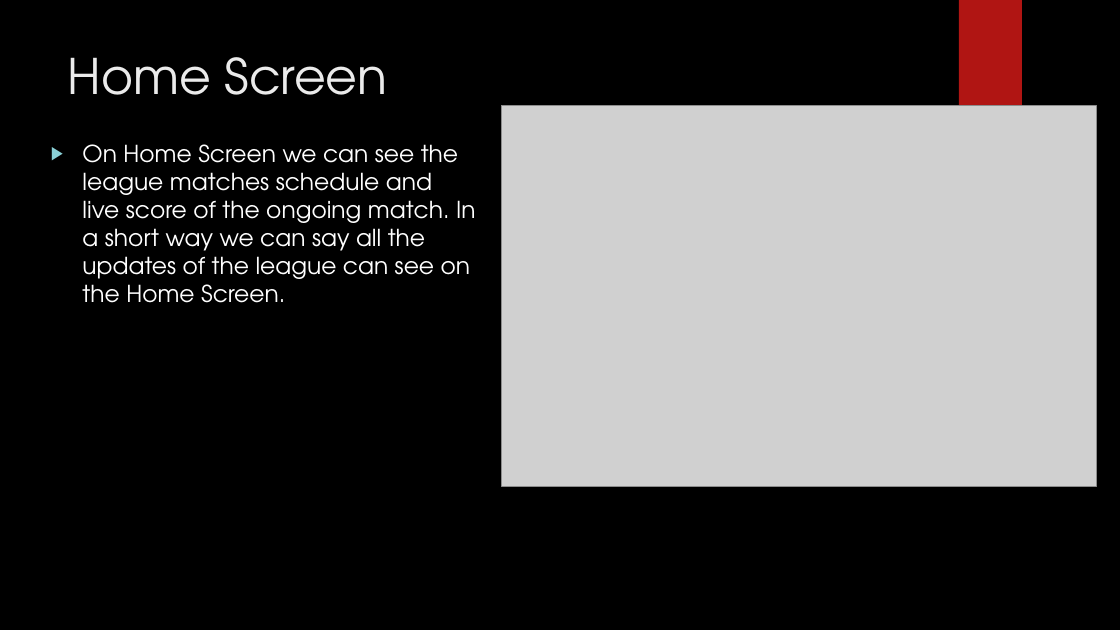
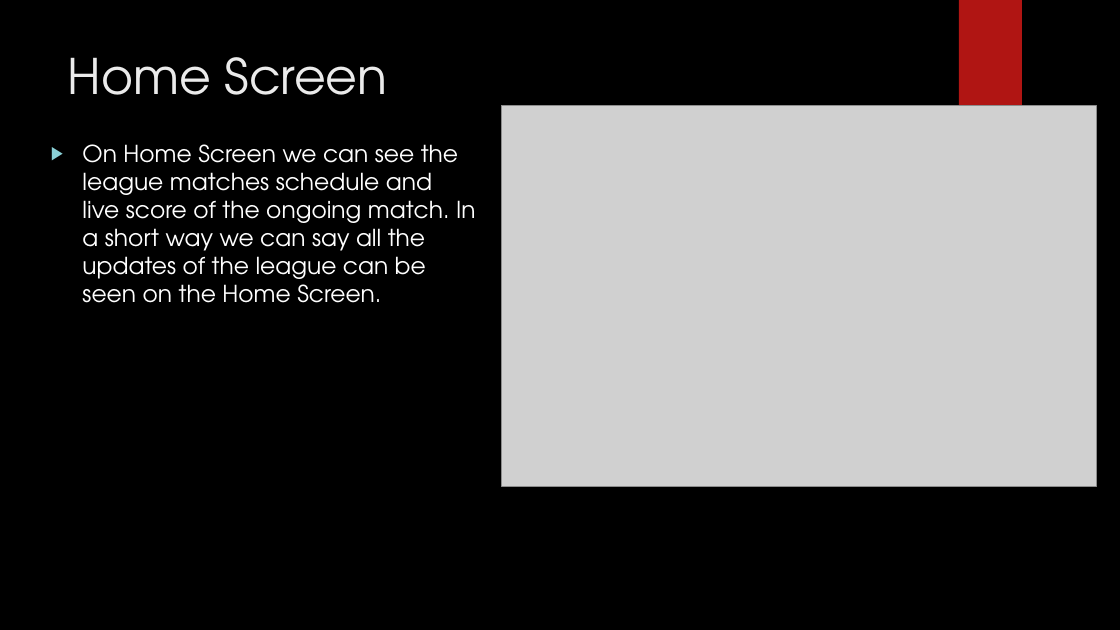
Before and after one commit to harshithreddypeddolla/Assignment-Cricketleague, a slide deck: slide 3 of Cricket League and Teams.pptx. Drawn at 1120x630 pixels with LibreOffice and Linux fonts; fonts in the diff are those of the drawing; grey boxes stand for pictures; background and template pictures are left out. Boxes give left, top, right and bottom in pixels: in the first picture for what was removed or moved away, otherwise in the second. Text is boxed around its words. In the diff, an @@ line names an element or a change of style, - is before the commit and + after.

```diff
--- a/Cricket League and Teams.pptx
+++ b/Cricket League and Teams.pptx
@@ text at box(82, 144, 476, 303): text changed @@
-▶ On Home Screen we can see the league matches schedule and live score of the ongoing match. In a short way we can say all the updates of the league can see on the Home Screen.
+▶ On Home Screen we can see the league matches schedule and live score of the ongoing match. In a short way we can say all the updates of the league can be seen on the Home Screen.
```
Also in this commit, not shown: 4 other slides changed, 3 slides added.
